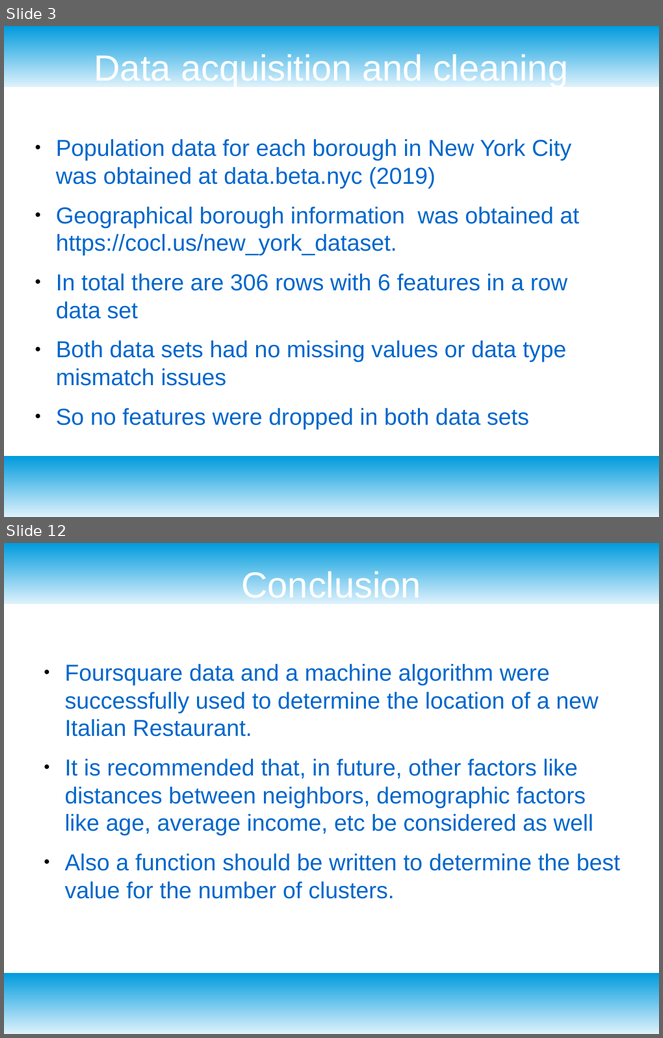
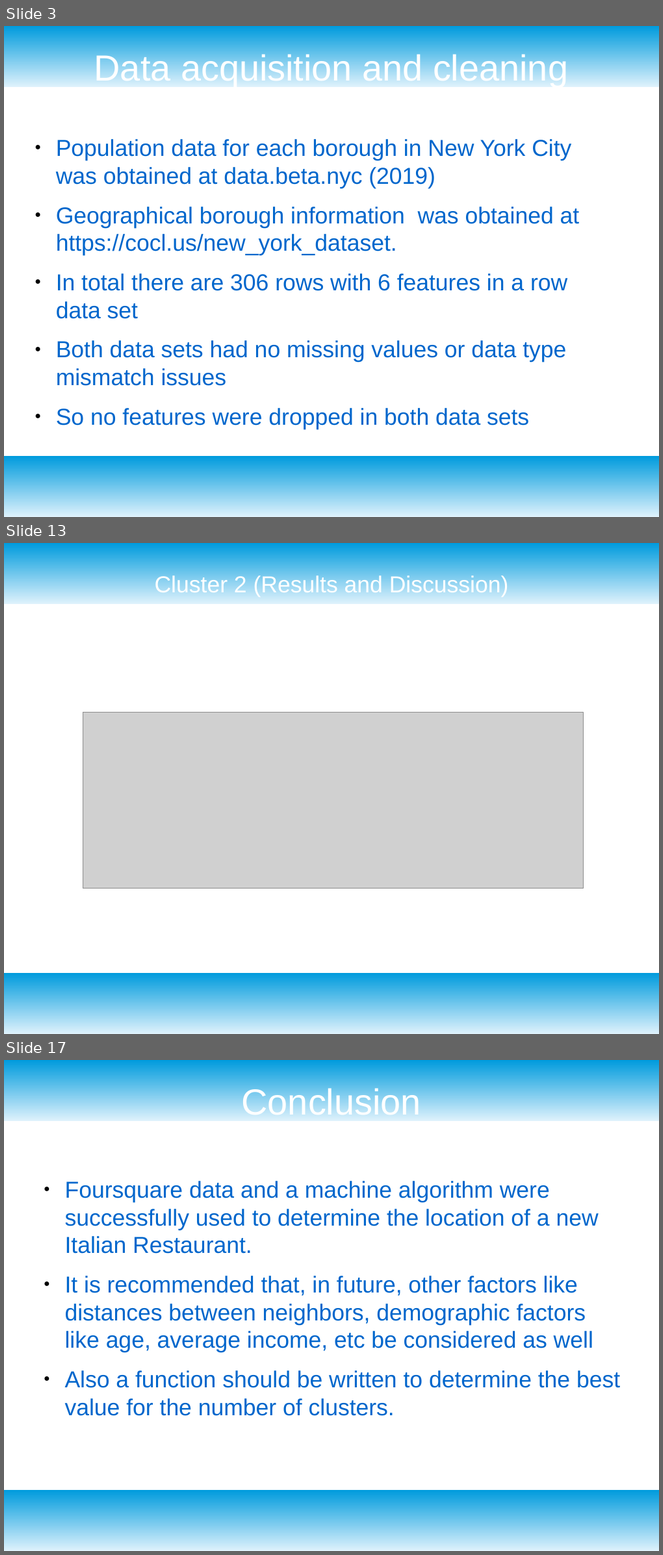
Before and after one commit to Tatenda23/Cousera_Capstone, a slide deck: Presentation.odp. Shown one above the other, each under a label of ours: slides 3 and 12 before the commit, slides 3, 13 and 17 after it; the slides between them are not shown. The pictures are 663x1038 and 663x1555 pixels, drawn with LibreOffice and Linux fonts; fonts in the diff are those of the drawing; grey boxes stand for pictures. Boxes give left, top, right and bottom in pixels: in the first picture for what was removed or moved away, otherwise in the second. Text is boxed around its words. In the diff, an @@ line names an element or a change of style, - is before the commit and + after.

```diff
--- a/Presentation.odp
+++ b/Presentation.odp
@@ slide 13 added at <box>4,543,659,1034</box>, background #FFFFFF; not listed: 2 template elements that a slide beside it also shows @@
@@ title added at <box>155,574,509,597</box>, 28 pt, text #FFFFFF @@
+Cluster 2 (Results and Discussion)
@@ picture added at <box>83,713,584,888</box> @@
@@ what was slide 12 is now slide 17 @@
```
Also in this commit, not shown: 5 slides changed, 7 other slides added, 3 slides removed, 2 other files.
